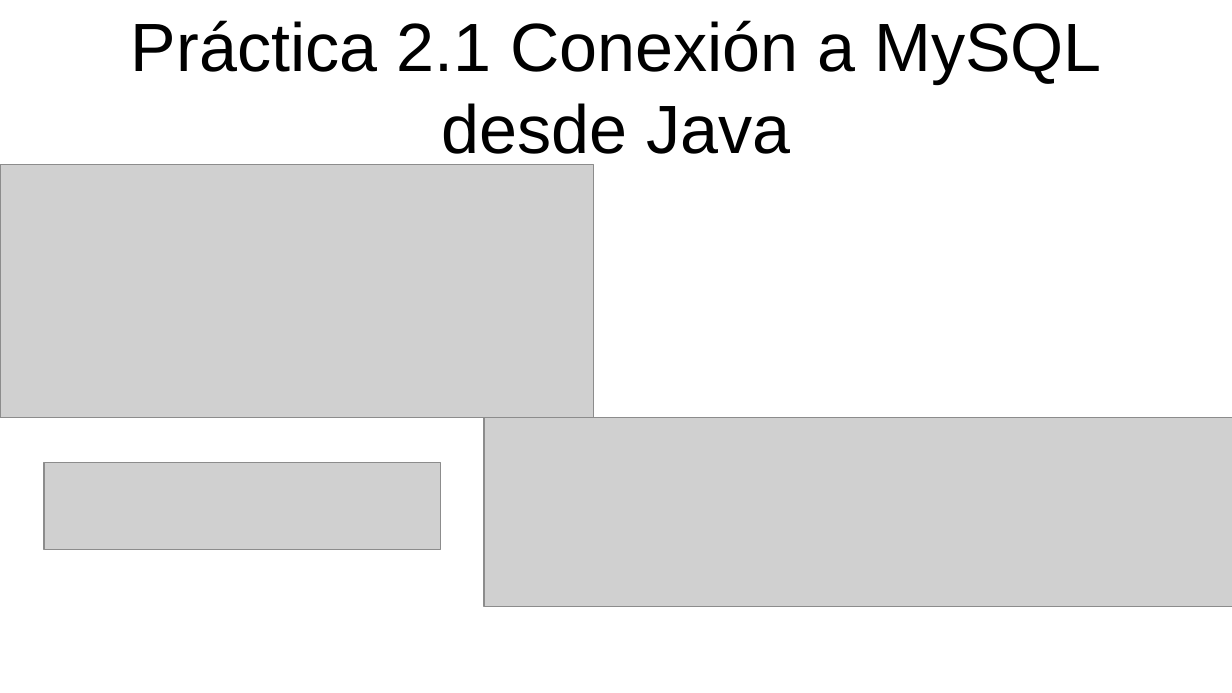
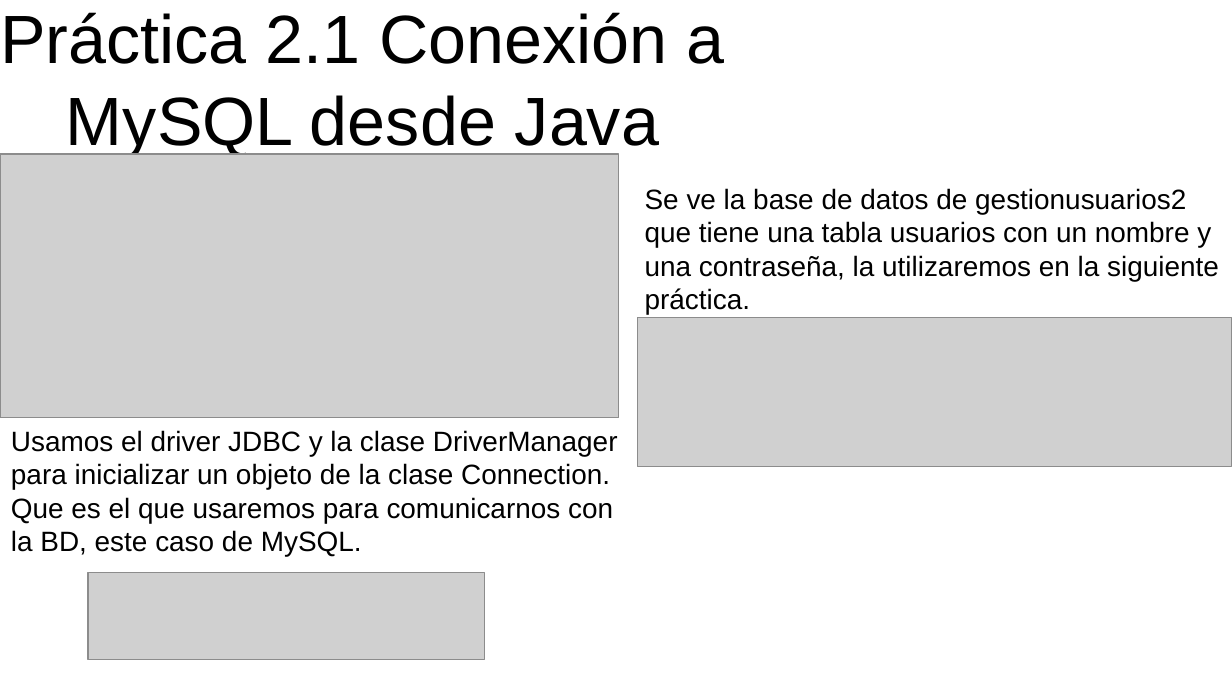
Before and after one commit to AlberHanibal/Datos, a slide deck: slide 2 of ProyectosDatos/Presentación BD/Colmenar_Casas_Alberto_ActividadBDR.odp. Drawn at 1232x693 pixels with LibreOffice and Linux fonts; fonts in the diff are those of the drawing; grey boxes stand for pictures. Boxes give left, top, right and bottom in pixels: in the first picture for what was removed or moved away, otherwise in the second. Text is boxed around its words. In the diff, an @@ line names an element or a change of style, - is before the commit and + after.

```diff
--- a/ProyectosDatos/Presentación BD/Colmenar_Casas_Alberto_ActividadBDR.odp
+++ b/ProyectosDatos/Presentación BD/Colmenar_Casas_Alberto_ActividadBDR.odp
@@ title "Práctica 2.1 Conexión a MySQL ..." rewrapped from bbox=[131, 20, 1102, 166] to bbox=[0, 12, 725, 158] @@
@@ picture: place and size @@
-picture at bbox=[0, 164, 594, 418]
+picture at bbox=[0, 154, 619, 418]
@@ text added at bbox=[645, 188, 1219, 315], 18 pt, text #000000 @@
+Se ve la base de datos de gestionusuarios2 que tiene una tabla usuarios con un nombre y una contraseña, la utilizaremos en la siguiente práctica.
@@ picture: place and size @@
-picture at bbox=[484, 418, 1232, 607]
+picture at bbox=[638, 318, 1232, 466]
@@ text added at bbox=[11, 430, 618, 557], 18 pt, text #000000 @@
+Usamos el driver JDBC y la clase DriverManager para inicializar un objeto de la clase Connection.
+Que es el que usaremos para comunicarnos con la BD, este caso de MySQL.
@@ picture: place and size @@
-picture at bbox=[44, 463, 440, 550]
+picture at bbox=[88, 572, 485, 660]
```
Also in this commit, not shown: 8 other slides changed, 2 slides added, 2 slides removed, 3 other files.
